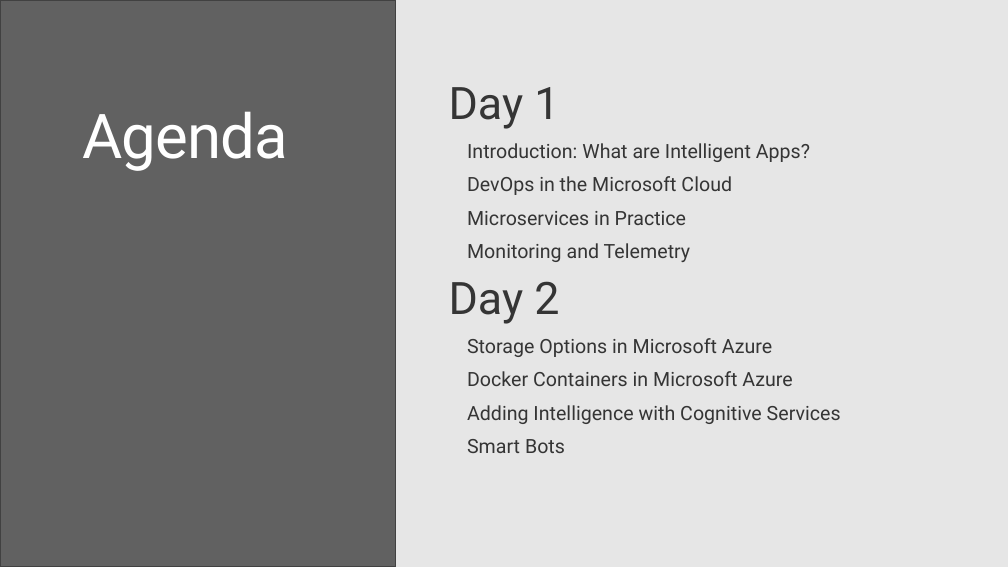
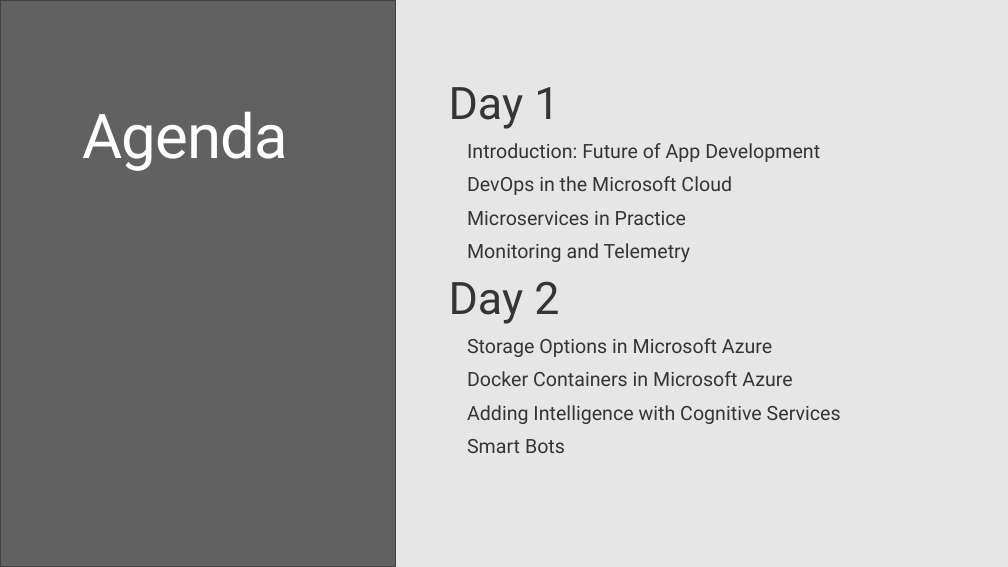
Before and after one commit to software-architects/msft-intelligent-app-workshop, a slide deck: slide 2 of slides/00.00-introduction.pptx. Drawn at 1008x567 pixels with LibreOffice and Linux fonts; fonts in the diff are those of the drawing; grey boxes stand for pictures; background and template pictures are left out. Boxes give left, top, right and bottom in pixels: in the first picture for what was removed or moved away, otherwise in the second. Text is boxed around its words. In the diff, an @@ line names an element or a change of style, - is before the commit and + after.

Commit message:
Add slides

```diff
--- a/slides/00.00-introduction.pptx
+++ b/slides/00.00-introduction.pptx
@@ text at (x1=467, y1=143, x2=820, y2=162): text changed @@
-  Introduction: What are Intelligent Apps?
+  Introduction: Future of App Development
```
Also in this commit, not shown: 1 other file.
